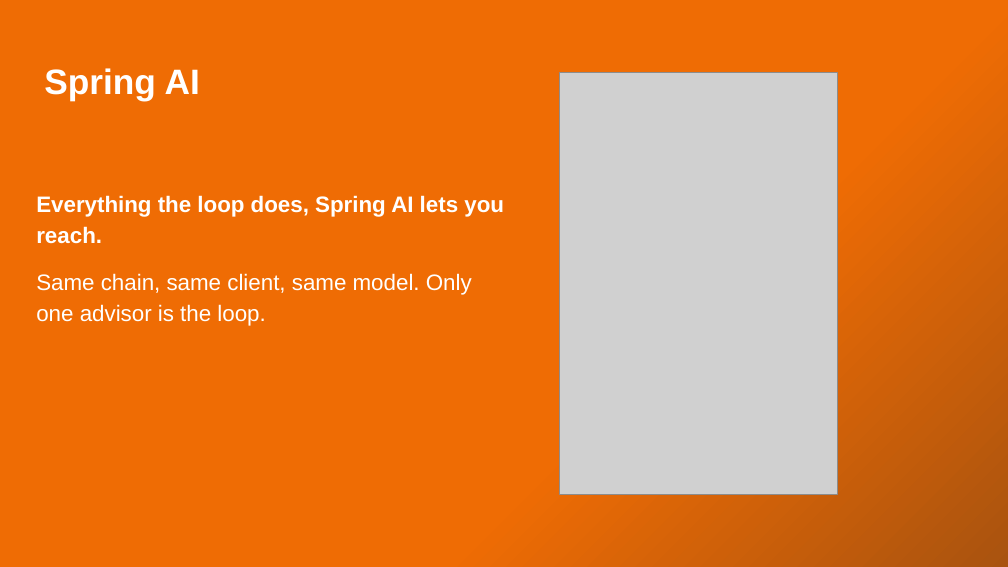
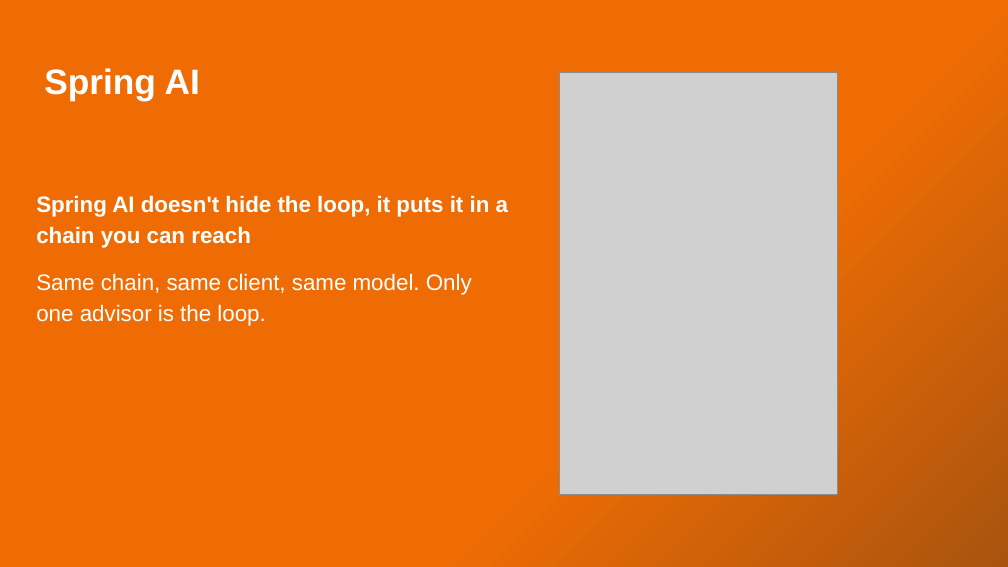
Before and after one commit to xkondix/ai-agents-JAVA-SPRING, a slide deck: slide 24 of presentations/The Agent Is a Loop .pptx. Drawn at 1008x567 pixels with LibreOffice and Linux fonts; fonts in the diff are those of the drawing; grey boxes stand for pictures. Boxes give left, top, right and bottom in pixels: in the first picture for what was removed or moved away, otherwise in the second. Text is boxed around its words. In the diff, an @@ line names an element or a change of style, - is before the commit and + after.

```diff
--- a/presentations/The Agent Is a Loop .pptx
+++ b/presentations/The Agent Is a Loop .pptx
@@ text at <box>36,195,508,248</box>: text changed @@
-Everything the loop does, Spring AI lets you reach.
+Spring AI doesn't hide the loop, it puts it in a chain you can reach
```
Also in this commit, not shown: 16 other slides changed, 2 slides added, 1 slide removed, 26 other files.
